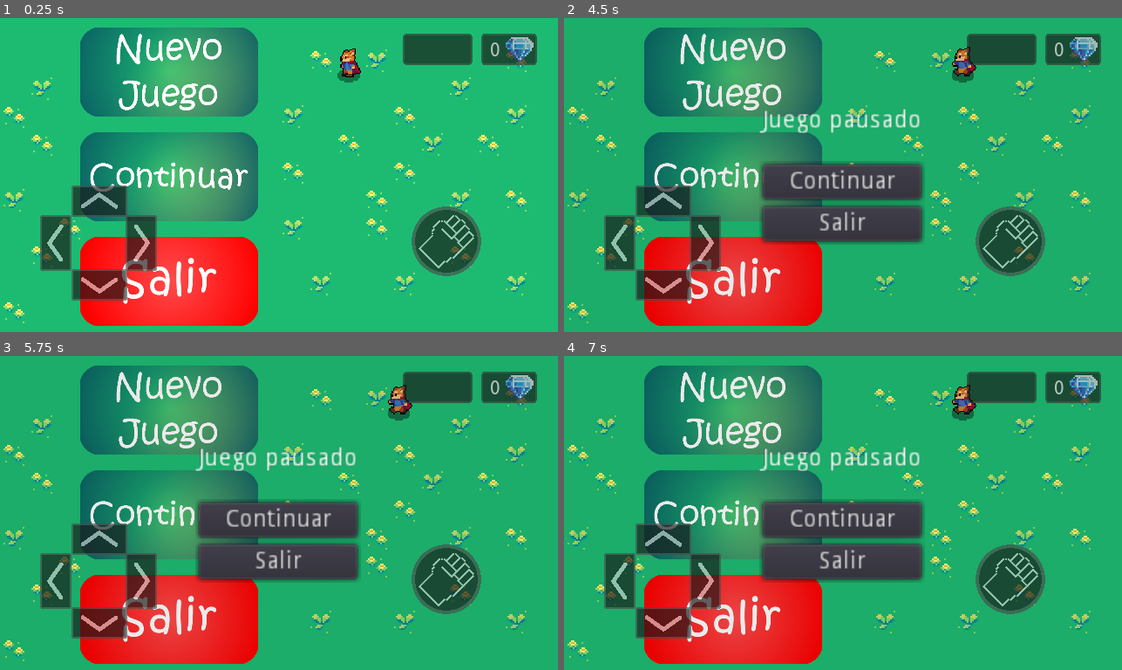
Above: before the commit, frames 1-4 (two rows, left to right).
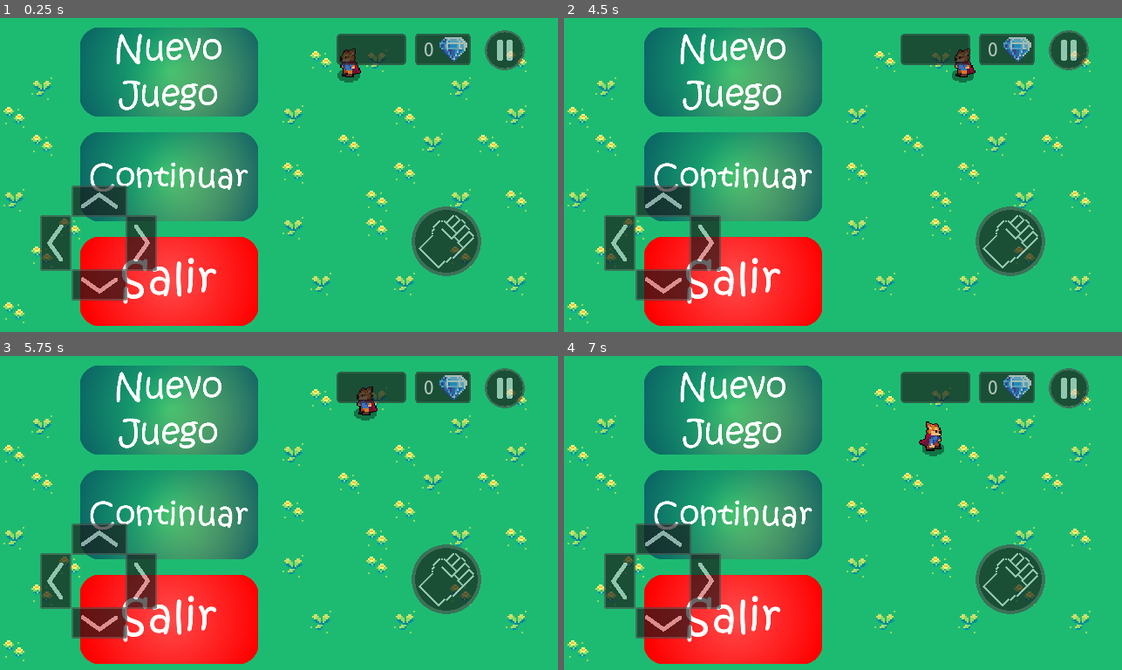
Above: after the commit, the same moments.

Repository: JaxE216/Tesis
Game: Godot game, scene res://Niveles/Menu.tscn
Two runs of this game, one before a commit and one after it. Both use one fixed random seed, a clock stepped at 60 frames per second and the inputs below.
Inputs:
- Up to frame 1 (0.25 s): no input
- Up to frame 2 (4.5 s): tap Enter at 0.5 s; hold Right (ui_right) 0.53-1.28 s; tap Space (atacar) every 0.75 s from 0.6 to 3.6 s; hold Down (ui_down) 1.28-2.03 s; hold Right (ui_right) 2.03-2.78 s; hold Up (ui_up) 2.78-3.53 s; hold Left (ui_left) 3.53-4.25 s; tap Escape (pausar) at 4.15 s; click "Continuar" at 4.25 s
- Up to frame 3 (5.75 s): tap Space (atacar) at 5, 5.1 s; hold Left (ui_left) from 5.03 s (still down)
- Up to frame 4 (7 s): release Left (ui_left) at 5.78 s; hold Down (ui_down) 5.78-6.53 s; tap Space (atacar) at 5.85, 6.6 s; hold Right (ui_right) from 6.53 s (still down)

The runs differ from the first frame. In frame 1, 2.5% of the frame differs, in the area x 60-97%, y 3-17%; in frame 2, 11%; in frame 3, 12%; in frame 4, 12%, in the area x 35-97%, y 3-73%.

Commit message:
GuardadoV1

Diff:
--- a/Codigo/Escenas/Contadores/Contadores.tscn
+++ b/Codigo/Escenas/Contadores/Contadores.tscn
@@ -28,6 +28,8 @@
 modulate = Color( 1, 1, 1, 0.666667 )
 anchor_right = 1.0
 anchor_bottom = 1.0
+margin_right = -58.0
+margin_bottom = -144.0
 script = ExtResource( 7 )
 
 [node name="Cont_Diamantes" type="NinePatchRect" parent="."]
@@ -61,9 +63,11 @@
 align = 2
 
 [node name="Cont_Llaves" type="NinePatchRect" parent="."]
-margin_left = 231.0
+anchor_left = 1.0
+anchor_right = 1.0
+margin_left = -89.0
 margin_top = 9.0
-margin_right = 271.0
+margin_right = -49.0
 margin_bottom = 27.0
 texture = ExtResource( 3 )
 
--- a/Codigo/Escenas/GUI.tscn
+++ b/Codigo/Escenas/GUI.tscn
@@ -11,5 +11,12 @@
 visible = false
 
 [node name="Contadores" parent="." instance=ExtResource( 3 )]
+margin_right = -38.0
+margin_bottom = -147.0
 
 [node name="Joystick" parent="." instance=ExtResource( 2 )]
+
+[node name="Pausar" parent="Joystick" index="5"]
+position = Vector2( 278, 7 )
+
+[editable path="Joystick"]
--- a/Codigo/Escenas/Joystick/Joystick.tscn
+++ b/Codigo/Escenas/Joystick/Joystick.tscn
@@ -1,9 +1,11 @@
-[gd_scene load_steps=5 format=2]
+[gd_scene load_steps=7 format=2]
 
 [ext_resource path="res://Assets/Objetos/Joystick/Btn_Arriba.png" type="Texture" id=1]
 [ext_resource path="res://Assets/Objetos/Joystick/Golpear_2.png" type="Texture" id=2]
 [ext_resource path="res://Assets/Objetos/Joystick/Golpear.png" type="Texture" id=3]
+[ext_resource path="res://Assets/Objetos/Joystick/Pausar_2.png" type="Texture" id=4]
 [ext_resource path="res://Assets/Objetos/Joystick/Btn_Arriba_2.png" type="Texture" id=5]
+[ext_resource path="res://Assets/Objetos/Joystick/Pausar.png" type="Texture" id=6]
 
 [node name="Joystick" type="CanvasLayer"]
 
@@ -49,3 +51,11 @@
 normal = ExtResource( 3 )
 pressed = ExtResource( 2 )
 action = "atacar"
+
+[node name="Pausar" type="TouchScreenButton" parent="."]
+modulate = Color( 1, 1, 1, 0.666667 )
+position = Vector2( 283, 2 )
+scale = Vector2( 0.0575, 0.0575 )
+normal = ExtResource( 6 )
+pressed = ExtResource( 4 )
+action = "pausar"
--- a/Codigo/Escenas/Scripts/Contadores.gd
+++ b/Codigo/Escenas/Scripts/Contadores.gd
@@ -1,15 +1,13 @@
 extends Control
 
 func _ready():
-	$Cont_Diamantes/Label.text = str(Checkpoints.cont_diamantes)
+	$Cont_Diamantes/Label.text = str(SaveScript.game_data.cont_diamantes)
 	$Cont_Llaves/LlaveD.visible = Checkpoints.ban_llaveD
 	$Cont_Llaves/LlaveR.visible = Checkpoints.ban_llaveR
 	$Cont_Llaves/LlaveP.visible = Checkpoints.ban_llaveP
 
 func _on_jugador_diamanteRecogido(count):
 	$Cont_Diamantes/Label.text = str(count)
-	print('Diamantes: ' + str(count))
-
 
 func _on_jugador_llaveDoradaRecogida():
 	$Cont_Llaves/LlaveD.visible = true
--- a/Codigo/Escenas/Scripts/LogicaBoton.gd
+++ b/Codigo/Escenas/Scripts/LogicaBoton.gd
@@ -1,7 +1,7 @@
 extends StaticBody2D
 
 onready var botonName = get_node(".").name
-
+var nivel
 
 func _on_HitBox_body_entered(body):
 	if body.name == 'jugador':
@@ -19,5 +19,8 @@
 	match(botonName):
 		'Btn_NuevoJuego':
 			get_tree().change_scene("res://Niveles/Nivel_1.tscn")
+		'Btn_Continuar':
+			nivel = "res://Niveles/" + SaveScript.game_data.nivel
+			get_tree().change_scene(nivel)
 		'Btn_Salir':
 			get_tree().notification(MainLoop.NOTIFICATION_WM_QUIT_REQUEST)
--- a/Codigo/Escenas/Scripts/LogicaPuerta.gd
+++ b/Codigo/Escenas/Scripts/LogicaPuerta.gd
@@ -21,6 +21,9 @@
 				if body.llaveRoja:
 					print('Se puede abrir puerta roja')
 					abrirPuerta(get_node("PuertaRed"), get_node("PuertaRedAbierta"), get_node("colisionPuerta"))
+					Checkpoints.reaparicion = global_position
+					SaveScript.game_data.reaparicion = Checkpoints.reaparicion
+					SaveScript.save_data()
 
 					if puertaChiquitaR != null:
 						puertaChiquitaR.queue_free()
@@ -30,6 +33,9 @@
 				if body.llaveDorada:
 					print('Se puede abrir puerta dorada')
 					abrirPuerta(get_node("PuertaGold"), get_node("PuertaGoldAbierta"), get_node("colisionPuerta"))
+					Checkpoints.reaparicion = global_position
+					SaveScript.game_data.reaparicion = Checkpoints.reaparicion
+					SaveScript.save_data()
 
 					if puertaChiquitaD != null:
 						puertaChiquitaD.queue_free()
@@ -39,6 +45,9 @@
 				if body.llavePlata:
 					print('Se puede abrir puerta plata')
 					abrirPuerta(get_node("PuertaSilver"), get_node("PuertaSilverAbierta"), get_node("colisionPuerta"))
+					Checkpoints.reaparicion = global_position
+					SaveScript.game_data.reaparicion = Checkpoints.reaparicion
+					SaveScript.save_data()
 
 					if puertaChiquitaP != null:
 						puertaChiquitaP.queue_free()
--- /dev/null
+++ b/Codigo/Escenas/Scripts/SaveScript.gd
@@ -0,0 +1,33 @@
+extends Node
+
+const SAVEFILE = "res://Savefile.save"
+
+var game_data = {}
+
+func _ready():
+	load_data()
+	print(game_data)
+
+func load_data():
+	var file = File.new()
+	if not file.file_exists(SAVEFILE):
+		game_data = {
+			"nivel" : "Nivel_1.tscn",
+			"cont_diamantes" : 0,
+			"ban_llaveR" : false,
+			"ban_llaveD" : false,
+			"ban_llaveP" : false,
+			"reaparicion" : null
+		}
+		save_data()
+	file.open(SAVEFILE, File.READ)
+	game_data = file.get_var()
+	file.close()
+
+func save_data():
+	var file = File.new()
+	file.open(SAVEFILE, File.WRITE)
+	file.store_var(game_data)
+	file.close()
+
+	print('Guardado: ' + str(game_data))
--- a/Codigo/Escenas/Scripts/diamante_escene.gd
+++ b/Codigo/Escenas/Scripts/diamante_escene.gd
@@ -12,6 +12,10 @@
 	recogido = true
 	Checkpoints.reaparicion = global_position
 
+	SaveScript.game_data.reaparicion = Checkpoints.reaparicion
+	SaveScript.game_data.cont_diamantes = Checkpoints.cont_diamantes
+	SaveScript.save_data()
+
 	get_node(".").queue_free()
 
 func get_class():
--- a/Codigo/Escenas/Scripts/logicaNiveles.gd
+++ b/Codigo/Escenas/Scripts/logicaNiveles.gd
@@ -15,33 +15,64 @@
 				match nivel:
 					'Nivel_1':
 						if colisionJugador.tipoPuerta == 'PuertaDorada' and colisionJugador.abierto:
-							Checkpoints.vaciarDatos()
+							reiniciar_datos()
+							SaveScript.game_data.nivel = "Nivel_2.tscn"
+							SaveScript.save_data()
+
 							get_tree().change_scene("res://Niveles/Nivel_2.tscn")
 					'Nivel_2':
 						if colisionJugador.tipoPuerta == 'PuertaDorada' and colisionJugador.abierto:
-							Checkpoints.vaciarDatos()
+							reiniciar_datos()
+							SaveScript.game_data.nivel = "Nivel_3.tscn"
+							SaveScript.save_data()
+
 							get_tree().change_scene("res://Niveles/Nivel_3.tscn")
 					'Nivel_3':
 						if colisionJugador.tipoPuerta == 'PuertaRoja' and colisionJugador.abierto:
-							Checkpoints.vaciarDatos()
+							reiniciar_datos()
+							SaveScript.game_data.nivel = "Nivel_4.tscn"
+							SaveScript.save_data()
+
 							get_tree().change_scene("res://Niveles/Nivel_4.tscn")
 					'Nivel_4':
 						if colisionJugador.tipoPuerta == 'PuertaRoja' and colisionJugador.abierto:
-							Checkpoints.vaciarDatos()
+							reiniciar_datos()
+							SaveScript.game_data.nivel = "Nivel_5.tscn"
+							SaveScript.save_data()
+
 							get_tree().change_scene("res://Niveles/Nivel_5.tscn")
 					'Nivel_5':
 						if colisionJugador.tipoPuerta == 'PuertaRoja' and colisionJugador.abierto:
-							Checkpoints.vaciarDatos()
+							reiniciar_datos()
+							SaveScript.game_data.nivel = "Nivel_6.tscn"
+							SaveScript.save_data()
+
 							get_tree().change_scene("res://Niveles/Nivel_6.tscn")
 					'Nivel_6':
 						if colisionJugador.tipoPuerta == 'PuertaRoja' and colisionJugador.abierto:
-							Checkpoints.vaciarDatos()
+							reiniciar_datos()
+							SaveScript.game_data.nivel = "Nivel_7.tscn"
+							SaveScript.save_data()
+
 							get_tree().change_scene("res://Niveles/Nivel_7.tscn")
 					'Nivel_7':
 						if colisionJugador.tipoPuerta == 'PuertaDorada' and colisionJugador.abierto:
-							Checkpoints.vaciarDatos()
+							reiniciar_datos()
+							SaveScript.game_data.nivel = "Nivel_8.tscn"
+							SaveScript.save_data()
+
 							get_tree().change_scene("res://Niveles/Nivel_8.tscn")
 					'Nivel_8':
 						if colisionJugador.tipoPuerta == 'PuertaPlata' and colisionJugador.abierto:
-							Checkpoints.vaciarDatos()
+							reiniciar_datos()
+							SaveScript.game_data.nivel = "Nivel_9.tscn"
+							SaveScript.save_data()
+
 							get_tree().change_scene("res://Niveles/Nivel_9.tscn")
+
+func reiniciar_datos():
+	Checkpoints.vaciarDatos()
+	SaveScript.game_data.reaparicion = null
+	SaveScript.game_data.ban_llaveR = Checkpoints.ban_llaveR
+	SaveScript.game_data.ban_llaveD = Checkpoints.ban_llaveD
+	SaveScript.game_data.ban_llaveP = Checkpoints.ban_llaveP
--- a/Codigo/Niveles/Nivel_1.tscn
+++ b/Codigo/Niveles/Nivel_1.tscn
@@ -14,6 +14,7 @@
 [ext_resource path="res://Escenas/Puerta_Red.tscn" type="PackedScene" id=12]
 [ext_resource path="res://Escenas/Puerta_Silver.tscn" type="PackedScene" id=13]
 [ext_resource path="res://Escenas/PuertaChiquita.tscn" type="PackedScene" id=14]
+[ext_resource path="res://Personajes/Enemigo.tscn" type="PackedScene" id=15]
 
 [sub_resource type="SegmentShape2D" id=58]
 b = Vector2( 0, 608 )
@@ -105,15 +106,15 @@
 
 [node name="Diamante_0" parent="Diamantes" instance=ExtResource( 5 )]
 position = Vector2( 274, 20 )
-frame = 1
+frame = 6
 
 [node name="Diamante_1" parent="Diamantes" instance=ExtResource( 5 )]
 position = Vector2( 911, 104 )
-frame = 1
+frame = 6
 
 [node name="Diamante_2" parent="Diamantes" instance=ExtResource( 5 )]
 position = Vector2( 507, 509 )
-frame = 1
+frame = 6
 
 [node name="Llaves" type="Node2D" parent="."]
 
@@ -135,8 +136,11 @@
 [node name="PuertaPlata" parent="." instance=ExtResource( 13 )]
 position = Vector2( 1040, 469 )
 
+[node name="Enemigo" parent="." instance=ExtResource( 15 )]
+position = Vector2( 342, 107 )
+
 [node name="jugador" parent="." instance=ExtResource( 2 )]
 position = Vector2( 78, 109 )
 
 [node name="PosInicial" type="Position2D" parent="."]
-position = Vector2( 78, 105 )
+position = Vector2( 95, 107 )
--- a/Codigo/Niveles/Nivel_2.tscn
+++ b/Codigo/Niveles/Nivel_2.tscn
@@ -165,3 +165,6 @@
 
 [node name="PosInicial" type="Position2D" parent="."]
 position = Vector2( 24, 417 )
+
+[editable path="Diamantes/arbolDiamante"]
+[editable path="Diamantes/arbolDiamante/HitBoxArbol"]
--- a/Codigo/Niveles/Nivel_3.tscn
+++ b/Codigo/Niveles/Nivel_3.tscn
@@ -121,11 +121,9 @@
 
 [node name="Diamante_0" parent="Diamantes" instance=ExtResource( 6 )]
 position = Vector2( 439, 130 )
-frame = 6
 
 [node name="Diamante_1" parent="Diamantes" instance=ExtResource( 6 )]
 position = Vector2( 24, 583 )
-frame = 6
 
 [node name="arbolDiamante" parent="Diamantes" instance=ExtResource( 5 )]
 position = Vector2( 312, 408 )
--- a/Codigo/Niveles/Nivel_4.tscn
+++ b/Codigo/Niveles/Nivel_4.tscn
@@ -83,9 +83,11 @@
 
 [node name="Diamante_0" parent="." instance=ExtResource( 4 )]
 position = Vector2( 1010, 532 )
+frame = 2
 
 [node name="Diamante_1" parent="." instance=ExtResource( 4 )]
 position = Vector2( 584, 215 )
+frame = 2
 
 [node name="colisionesIndependientes" type="StaticBody2D" parent="."]
 
--- a/Codigo/Niveles/Nivel_5.tscn
+++ b/Codigo/Niveles/Nivel_5.tscn
@@ -84,7 +84,7 @@
 
 [node name="Diamante_0" parent="." instance=ExtResource( 5 )]
 position = Vector2( 887, 17 )
-frame = 3
+frame = 4
 
 [node name="arbolDiamante2" parent="." instance=ExtResource( 4 )]
 position = Vector2( 716, 446 )
--- a/Codigo/Niveles/Nivel_6.tscn
+++ b/Codigo/Niveles/Nivel_6.tscn
@@ -74,7 +74,7 @@
 
 [node name="Diamante_0" parent="." instance=ExtResource( 5 )]
 position = Vector2( 49, 429 )
-frame = 6
+frame = 4
 
 [node name="limitesMapa" type="StaticBody2D" parent="."]
 
--- a/Codigo/Niveles/Nivel_7.tscn
+++ b/Codigo/Niveles/Nivel_7.tscn
@@ -71,7 +71,7 @@
 
 [node name="Diamante_0" parent="." instance=ExtResource( 5 )]
 position = Vector2( 164, 543 )
-frame = 2
+frame = 6
 
 [node name="arbolDiamante" parent="." instance=ExtResource( 4 )]
 position = Vector2( 24, 136 )
--- a/Codigo/Personajes/Jugador.tscn
+++ b/Codigo/Personajes/Jugador.tscn
@@ -920,7 +920,7 @@
 collision_mask = 9
 
 [node name="CollisionShape2D" parent="hurtBoxJugador" index="0"]
-polygon = PoolVector2Array( -4, -6, 3, -6, 3, 2, -4, 2 )
+polygon = PoolVector2Array( -4, -6, 3, -6, 4, -1, 4, 3, -4, 3 )
 
 [node name="GUI" parent="." instance=ExtResource( 7 )]
 
@@ -937,3 +937,4 @@
 [editable path="direccionGolpe/areaGolpeoCA"]
 [editable path="hurtBoxJugador"]
 [editable path="GUI"]
+[editable path="GUI/Joystick"]
--- a/Codigo/Personajes/Scripts/jugador.gd
+++ b/Codigo/Personajes/Scripts/jugador.gd
@@ -38,6 +38,10 @@
 	arbolAnimacion.active = true
 	hitboxGolpeCA.vector_direccionGolpe = Vector2.LEFT
 	hitboxGolpeSA.vector_direccionGolpe = Vector2.LEFT
+
+	llaveRoja = Checkpoints.ban_llaveR
+	llavePlata = Checkpoints.ban_llaveP
+	llaveDorada = Checkpoints.ban_llaveD
 
 	if Checkpoints.reaparicion:
 		global_position = Checkpoints.reaparicion
@@ -114,14 +118,26 @@
 		'LlaveRoja', 'LlaveCaidaR':
 			llaveRoja = true
 			Checkpoints.ban_llaveR = true
+			SaveScript.game_data.reaparicion = Checkpoints.reaparicion
+			SaveScript.game_data.ban_llaveR = Checkpoints.ban_llaveR
+			SaveScript.save_data()
+
 			emit_signal("llaveRojaRecogida")
 		'LlavePlata', 'LlaveCaidaP':
 			llavePlata = true
 			Checkpoints.ban_llaveP = true
+			SaveScript.game_data.reaparicion = Checkpoints.reaparicion
+			SaveScript.game_data.ban_llaveP = Checkpoints.ban_llaveP
+			SaveScript.save_data()
+
 			emit_signal("llavePlateadaRecogida")
 		'LlaveDorada', 'LlaveCaidaD':
 			llaveDorada = true
 			Checkpoints.ban_llaveD = true
+			SaveScript.game_data.reaparicion = Checkpoints.reaparicion
+			SaveScript.game_data.ban_llaveD = Checkpoints.ban_llaveD
+			SaveScript.save_data()
+
 			emit_signal("llaveDoradaRecogida")
 
 
--- a/Codigo/Utilidades/Checkpoints.gd
+++ b/Codigo/Utilidades/Checkpoints.gd
@@ -6,6 +6,15 @@
 var ban_llaveD = false
 var ban_llaveP = false
 
+func _ready():
+	SaveScript.load_data()
+
+	reaparicion = SaveScript.game_data.reaparicion
+	cont_diamantes = SaveScript.game_data.cont_diamantes
+	ban_llaveR = SaveScript.game_data.ban_llaveR
+	ban_llaveD = SaveScript.game_data.ban_llaveD
+	ban_llaveP = SaveScript.game_data.ban_llaveP
+
 func vaciarDatos():
 	reaparicion = null
 	ban_llaveR = false
--- a/Codigo/project.godot
+++ b/Codigo/project.godot
@@ -93,6 +93,7 @@
 [autoload]
 
 Checkpoints="*res://Utilidades/Checkpoints.gd"
+SaveScript="*res://Escenas/Scripts/SaveScript.gd"
 
 [display]
 
Binary file added: Codigo/Assets/Objetos/Joystick/Pausar.png
Not shown, added: Codigo/Assets/Objetos/Joystick/Pausar.png.import
Binary file added: Codigo/Assets/Objetos/Joystick/Pausar_2.png
Not shown, added: Codigo/Assets/Objetos/Joystick/Pausar_2.png.import
Not shown: 1 places in Codigo/Niveles/Nivel_1.tscn that only renumber resources
Not shown, added: Codigo/Assets/Objetos/Pausar.pdn
Not shown, added: Codigo/Assets/Objetos/Pausar_2.pdn
